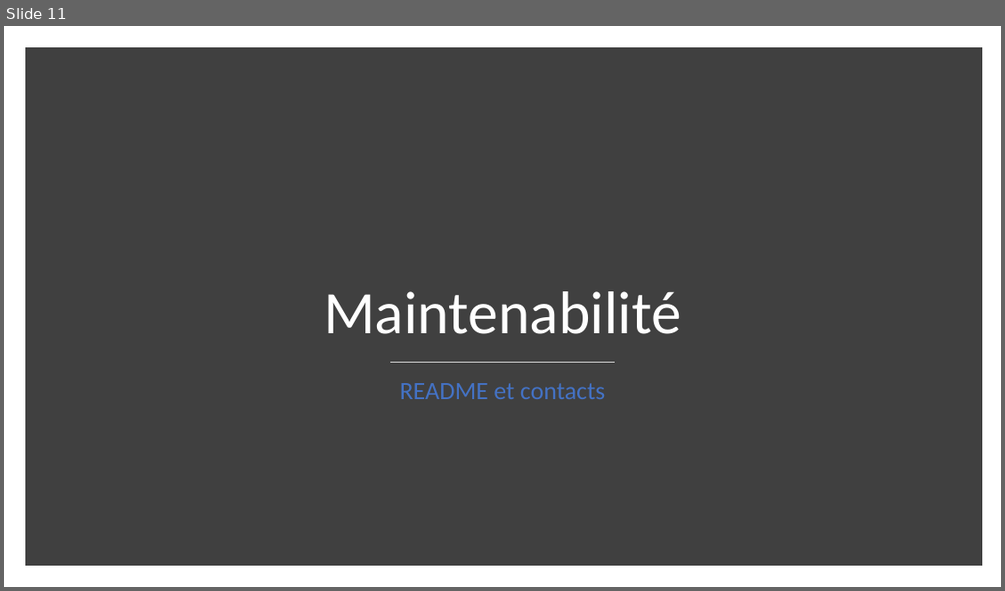
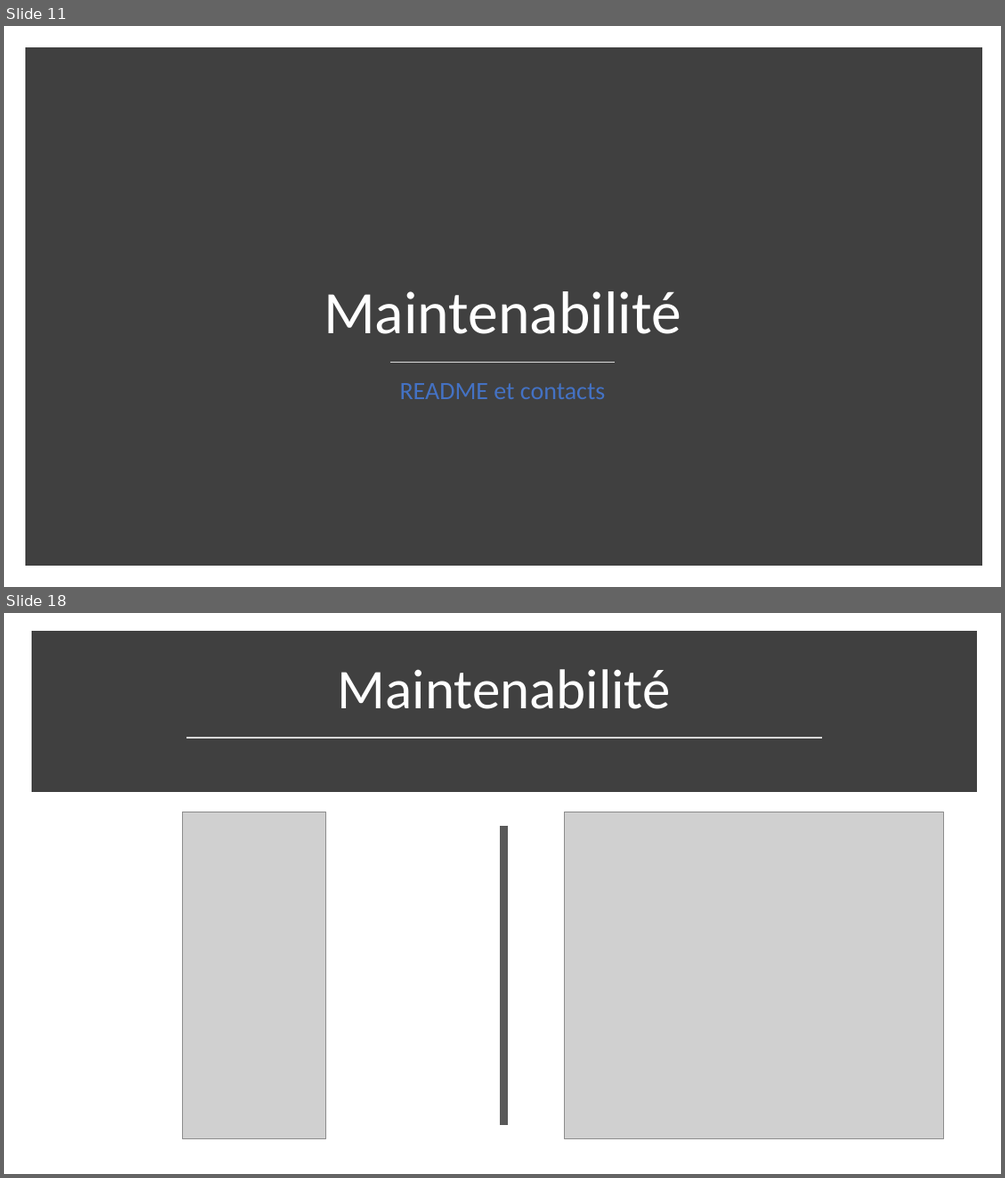
Before and after one commit to JulienElkaim/ENAP_Android, a slide deck: Projet 2A - Powerpoint Youtube.pptx. Shown one above the other, each under a label of ours: slide 11 before the commit, slides 11 and 18 after it; the slides between them are not shown. The pictures are 1005x591 and 1005x1178 pixels, drawn with LibreOffice and Linux fonts; fonts in the diff are those of the drawing; grey boxes stand for pictures. Boxes give left, top, right and bottom in pixels: in the first picture for what was removed or moved away, otherwise in the second. Text is boxed around its words. In the diff, an @@ line names an element or a change of style, - is before the commit and + after.

```diff
--- a/Projet 2A - Powerpoint Youtube.pptx
+++ b/Projet 2A - Powerpoint Youtube.pptx
@@ slide 18 added at (4,613,1001,1174), background #FFFFFF @@
@@ rectangle added at (36,636,971,787), fill #404040, outline #404040 10 pt @@
@@ title added at (338,669,671,709), 54 pt, text #FFFFFF @@
+Maintenabilité
@@ line added from (186, 737) to (822, 737), #D9D9D9 1.75 pt @@
@@ picture added at (182,811,326,1138) @@
@@ line added from (504, 826) to (504, 1125), #595959 8 pt @@
@@ picture added at (565,811,944,1138) @@
```
Also in this commit, not shown: 4 slides changed, 6 other slides added.
